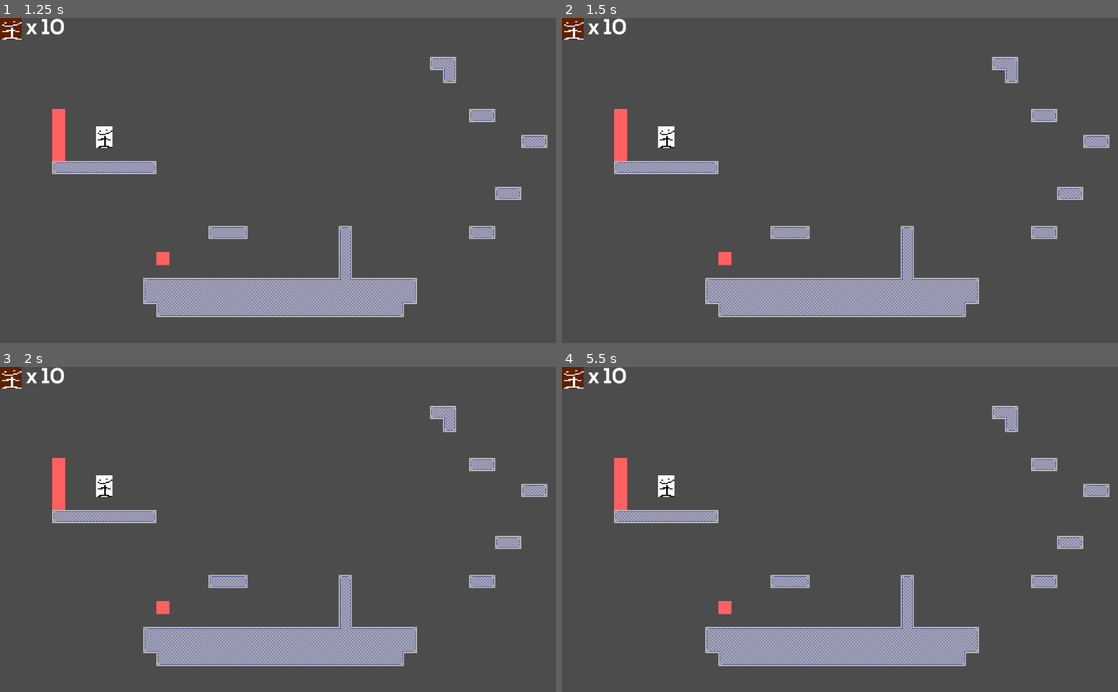
Above: before the commit, frames 1-4 (two rows, left to right).
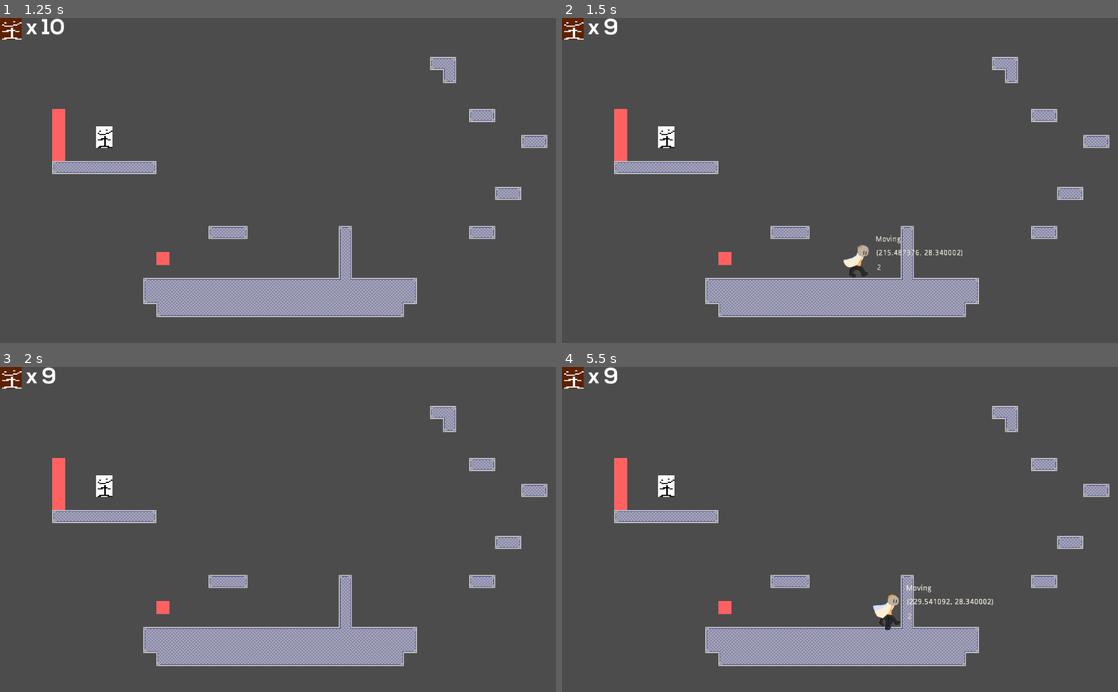
Above: after the commit, the same moments.

Repository: Airtoum/Twin-Manifold
Game: Godot game, scene res://Levels/Level A.tscn
The game is run twice, just before and just after one commit, with the same random seed, the same clock (stepped at 60 frames per second) and the same inputs.
Inputs:
- Up to frame 1 (1.25 s): tap Enter (ui_accept) at 0.5, 0.77 s; hold D (Right) from 0.53 s (still down); tap Shift (Clone) at 0.6 s
- Up to frame 2 (1.5 s): keep holding D (Right); tap R (Reset, bound only after the commit) at 1.25 s; tap Shift (Clone) at 1.35 s
- Up to frame 3 (2 s): keep holding D (Right); tap Enter (ui_accept) at 1.52 s
- Up to frame 4 (5.5 s): tap Enter (ui_accept) at 2, 3.02, 3.5, 3.77, 4.52 s; release D (Right) at 2.03 s; hold A (Left) 2.03-2.78 s; tap Shift (Clone) every 0.75 s from 2.1 to 5.1 s; tap R (Reset, bound only after the commit) at 2.75, 4.15, 5 s; hold D (Right) 2.78-4.28 s; hold A (Left) 4.28-5.03 s; hold D (Right) from 5.03 s (still down)

Frame 1 is identical in both runs. In frame 2, 0.5% of the frame differs, in the area x 7-72%, y 0-80%; in frame 3, 0.1%; in frame 4, 0.6%, in the area x 7-78%, y 0-81%.

Commit message:
Level Reset
also I moved some files around

Diff:
--- a/Twin Manifold/Levels/Level A.tscn
+++ b/Twin Manifold/Levels/Level A.tscn
@@ -1,18 +1,20 @@
-[gd_scene load_steps=9 format=2]
+[gd_scene load_steps=10 format=2]
 
 [ext_resource path="res://Tiles/FactoryTileset.tres" type="TileSet" id=1]
 [ext_resource path="res://Entities/Scientist/ScientistBlue/ScientistBlue.tscn" type="PackedScene" id=2]
-[ext_resource path="res://Levels/InteractiveTileMap.gd" type="Script" id=3]
+[ext_resource path="res://Tiles/InteractiveTileMap.gd" type="Script" id=3]
 [ext_resource path="res://Assets/Nexa Bold.otf" type="DynamicFontData" id=4]
 [ext_resource path="res://Assets/Placeholder.png" type="Texture" id=5]
 [ext_resource path="res://MiscThings/UICounter.gd" type="Script" id=6]
 [ext_resource path="res://Entities/Goal/Goal.tscn" type="PackedScene" id=7]
+[ext_resource path="res://Levels/LevelScript.gd" type="Script" id=8]
 
 [sub_resource type="DynamicFont" id=1]
 size = 40
 font_data = ExtResource( 4 )
 
-[node name="Node2D" type="Node2D"]
+[node name="Level A" type="Node2D"]
+script = ExtResource( 8 )
 
 [node name="TileMap" type="TileMap" parent="."]
 tile_set = ExtResource( 1 )
@@ -23,7 +25,11 @@
 
 [node name="ScientistBlue" parent="." instance=ExtResource( 2 )]
 position = Vector2( 515.958, 447.093 )
+state_machine = NodePath("../../Level A/ScientistBlue/ScientistStateMachine")
 num_clones = 10
+graphic_path = NodePath("../../Level A/ScientistBlue/Scientist")
+collider_path = NodePath("../../Level A/ScientistBlue/Collision")
+collider_duck_path = NodePath("../../Level A/ScientistBlue/CollisionDuck")
 
 [node name="UI" type="Control" parent="."]
 anchor_right = 1.0
@@ -53,7 +59,7 @@
 "_edit_use_anchors_": false
 }
 prefix = " x "
-target_path = NodePath("../../../ScientistBlue")
+target_path = NodePath("../../../../Level A/ScientistBlue")
 property = "num_clones"
 
 [node name="Goal" parent="." instance=ExtResource( 7 )]
--- /dev/null
+++ b/Twin Manifold/Levels/LevelScript.gd
@@ -0,0 +1,17 @@
+extends Node
+
+
+# Declare member variables here. Examples:
+# var a = 2
+# var b = "text"
+
+
+# Called when the node enters the scene tree for the first time.
+func _ready():
+	pass # Replace with function body.
+
+
+# Called every frame. 'delta' is the elapsed time since the previous frame.
+func _process(delta):
+	if Input.is_action_just_pressed("Reset"):
+		get_tree().reload_current_scene()
--- a/Twin Manifold/project.godot
+++ b/Twin Manifold/project.godot
@@ -50,7 +50,7 @@
 
 [autoload]
 
-GameEvents="*res://GameEvents.gd"
+GameEvents="*res://Global/GameEvents.gd"
 
 [input]
 
@@ -84,6 +84,11 @@
 , Object(InputEventKey,"resource_local_to_scene":false,"resource_name":"","device":0,"alt":false,"shift":false,"control":false,"meta":false,"command":false,"pressed":false,"scancode":70,"unicode":0,"echo":false,"script":null)
  ]
 }
+Reset={
+"deadzone": 0.5,
+"events": [ Object(InputEventKey,"resource_local_to_scene":false,"resource_name":"","device":0,"alt":false,"shift":false,"control":false,"meta":false,"command":false,"pressed":false,"scancode":82,"unicode":0,"echo":false,"script":null)
+ ]
+}
 
 [rendering]
 
Renamed: Twin Manifold/GameEvents.gd -> Twin Manifold/Global/GameEvents.gd
Renamed: Twin Manifold/Levels/InteractiveTileMap.gd -> Twin Manifold/Tiles/InteractiveTileMap.gd
